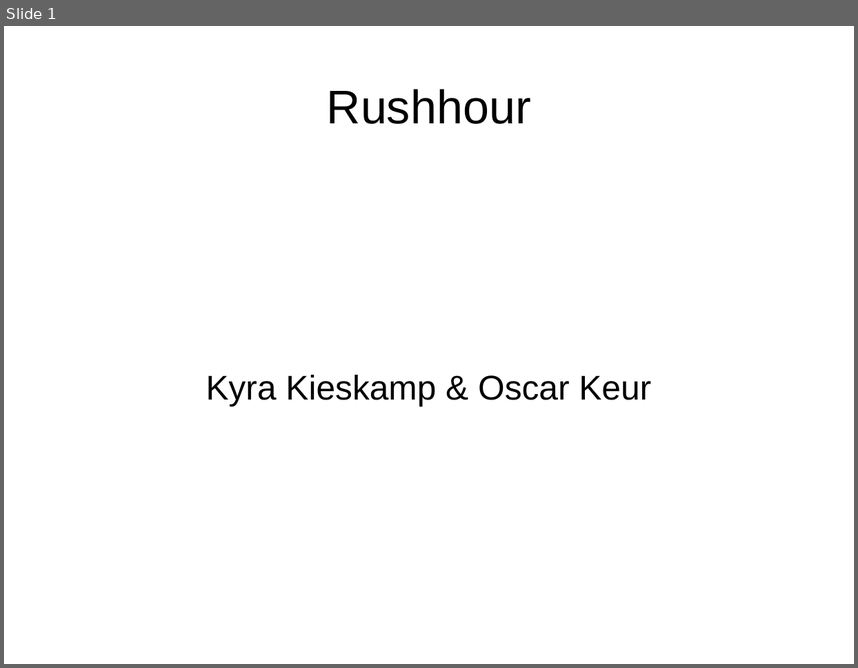
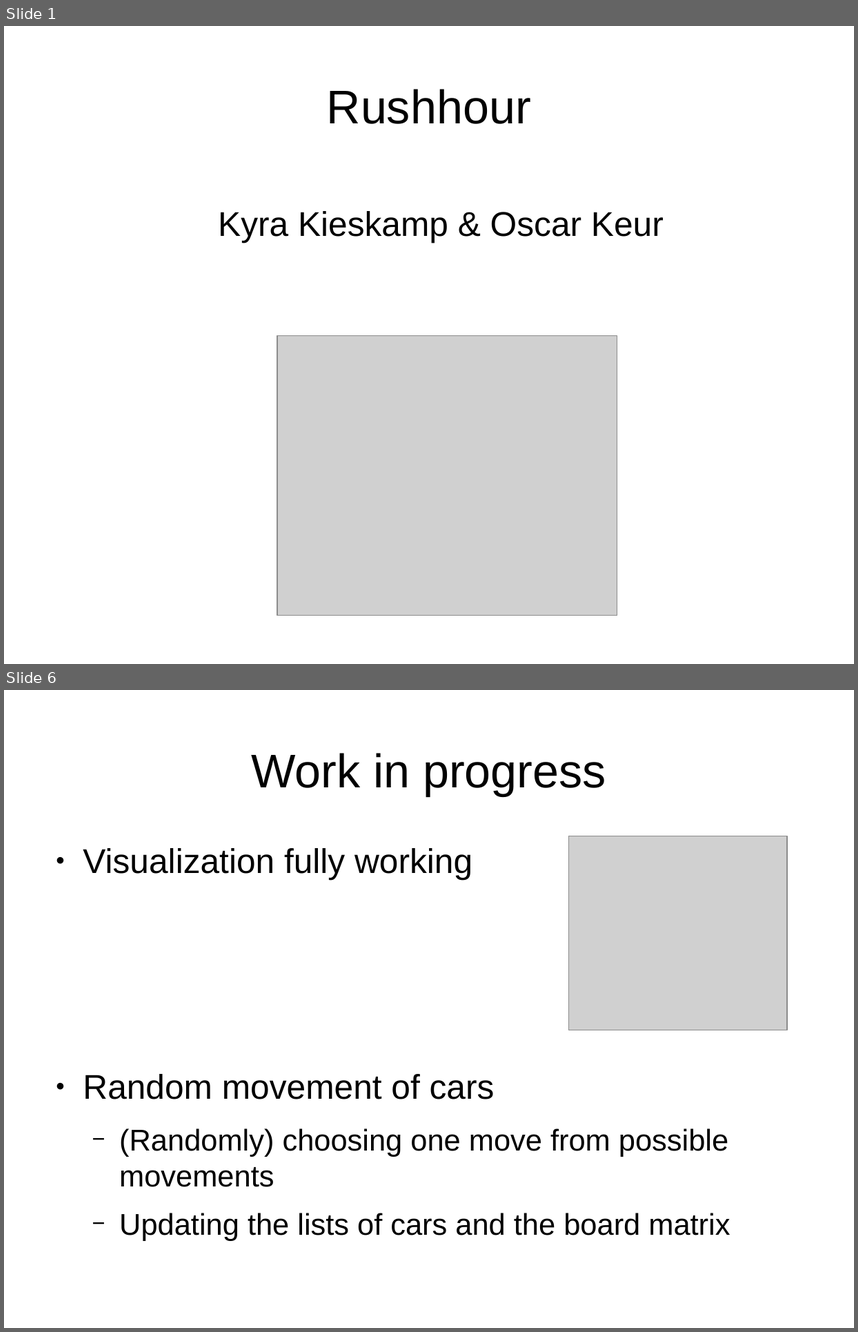
Before and after one commit to oekeur/MinProg_Heuristieken, a slide deck: Presentation rushhour week 4.odp. Shown one above the other, each under a label of ours: slide 1 before the commit, slides 1 and 6 after it; the slides between them are not shown. The pictures are 858x668 and 858x1332 pixels, drawn with LibreOffice and Linux fonts; fonts in the diff are those of the drawing; grey boxes stand for pictures. Boxes give left, top, right and bottom in pixels: in the first picture for what was removed or moved away, otherwise in the second. Text is boxed around its words. In the diff, an @@ line names an element or a change of style, - is before the commit and + after.

```diff
--- a/Presentation rushhour week 4.odp
+++ b/Presentation rushhour week 4.odp
@@ slide 6 added at bbox=[4, 690, 854, 1328], background #FFFFFF @@
@@ title added at bbox=[251, 753, 606, 796], 44 pt, text #000000 @@
+Work in progress
@@ text added at bbox=[83, 848, 730, 1241], 28 pt, text #000000 @@
+● Visualization fully working
+● Random movement of cars
+  − (Randomly) choosing one move from possible movements
+  − Updating the lists of cars and the board matrix
@@ picture added at bbox=[568, 836, 787, 1030] @@
@@ slide 1 changed as well @@
@@ subtitle "Kyra Kieskamp & Oscar Keur": place and size @@
-subtitle "Kyra Kieskamp & Oscar Keur" at bbox=[206, 374, 651, 405]
+subtitle "Kyra Kieskamp & Oscar Keur" at bbox=[218, 211, 664, 243]
@@ picture added at bbox=[277, 336, 617, 615] @@
```
Also in this commit, not shown: 6 other slides added, 5 slides removed.
